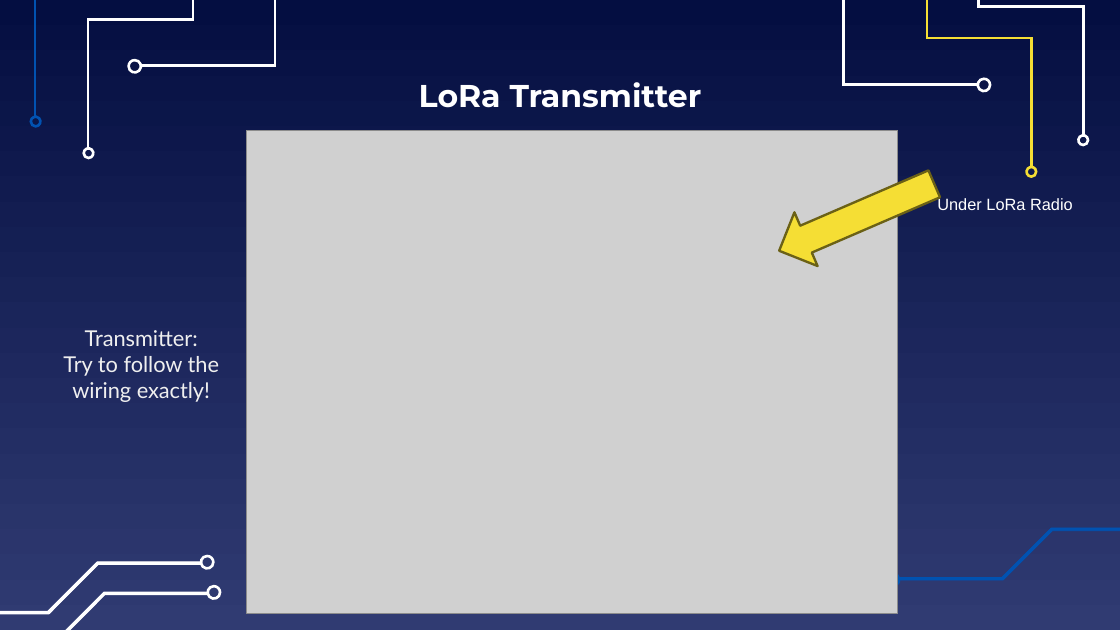
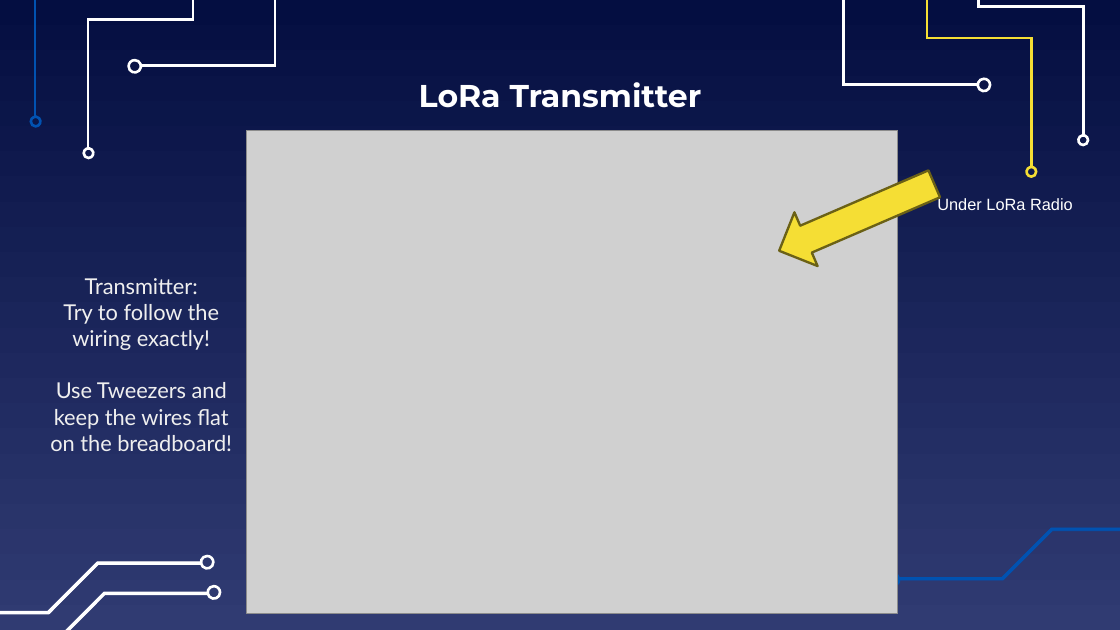
Before and after one commit to EELabMan/LoRa, a slide deck: slide 14 of Lora.pptx (slide 13 before the commit). Drawn at 1120x630 pixels with LibreOffice and Linux fonts; fonts in the diff are those of the drawing; grey boxes stand for pictures. Boxes give left, top, right and bottom in pixels: in the first picture for what was removed or moved away, otherwise in the second. Text is boxed around its words. In the diff, an @@ line names an element or a change of style, - is before the commit and + after.

```diff
--- a/Lora.pptx
+++ b/Lora.pptx
@@ text at (50,382,232,451): paragraph added @@
+Use Tweezers and keep the wires flat on the breadboard!
```
Also in this commit, not shown: 4 other slides changed, 1 slide added.
